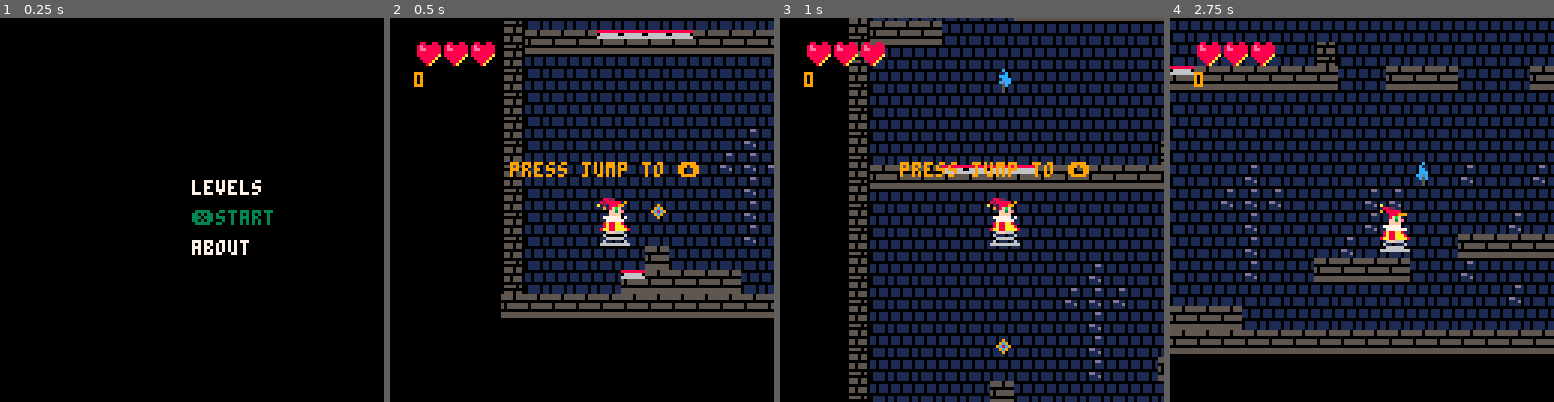
Above: before the commit, frames 1-4 (left to right).
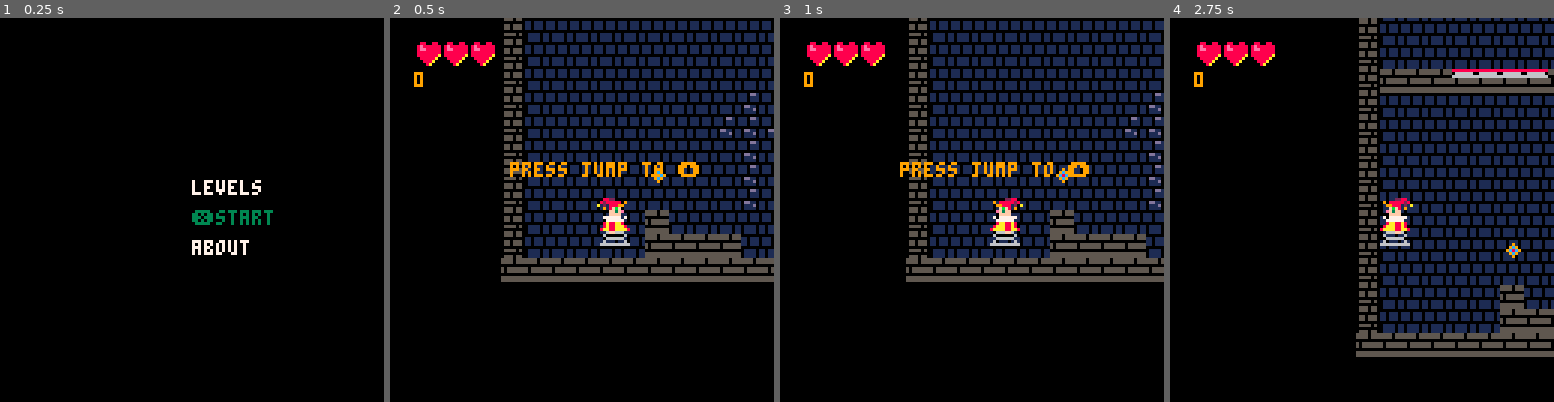
Above: after the commit, the same moments.

Repository: scorp66/pico
Game: PICO-8 cartridge jack_1_6.p8
Two runs of this game, one before a commit and one after it. Both use one fixed random seed, a clock stepped at 60 frames per second and the inputs below.
Inputs:
- Up to frame 1 (0.25 s): no input
- Up to frame 2 (0.5 s): tap X (X key) at 0.33 s
- Up to frame 3 (1 s): no input
- Up to frame 4 (2.75 s): tap X (X key) at 1.07, 1.85 s; hold Right 1.6-2.1 s; hold Up 2.15-2.42 s; hold Right from 2.47 s (still down)

Frame 1 is identical in both runs. In frame 2, 28% of the frame differs, in the area x 28-100%, y 0-79%; in frame 3, 46%; in frame 4, 55%, in the area x 0-100%, y 0-89%.

Commit message:
Back_springboard_animation

Diff:
--- a/jack_1_6.p8
+++ b/jack_1_6.p8
@@ -654,22 +654,20 @@
 function update_tr(obj,signal)
 local x
 local y
-str_time = (signal and diff == 0)
-        and my_time or str_time
 
 diff = (signal or diff > 0) and
-     my_time - str_time+1 or diff
+     diff+1 or diff
 
 if diff > 20 then
   diff = 0
 end
 
   update_ex_h(hero)
-  ex_hero.y = 1
   cur = (signal and diff == 1) and
       collide(ex_hero,3,is_b2,1,1) or cur
   x = cur.x ~= nil and cur.x/8 or x
   y = cur.y ~= nil and cur.y/8 or y
+
   if (mget(x,y) == 113
     or mget(x,y) == 112)
    and cur.x ~= nil and
@@ -1031,9 +1029,10 @@
 frame = flr(img) % max_frame
 end
 draw_dialogue(4,2)
---print(dial_arr[2].d,
---hero.x-16,
---hero.y-16)
+if lllx ~= nil then
+print(cur.x,
+hero.x-16,
+hero.y-16) end
 
 sspr (hero.is_crouch and
 48 or frame*16,0,
@@ -1289,7 +1288,7 @@
 44144444444444444444444444444444444444444444444444444444444444444444444444444444444444444444444444444444444444444444444444444444
 15444444444404444444444444444444444444444414441414144444144444444414144414441544444444444444444444444444444444444444444444144444
 44444444444444444444444444444444444444444444444444444444444444444444444444444444444444444444444444444444444444444444444444444444
-15444465440704040404444444444444444444444444444444444444444444044444444444441544444444444444444444444444444444444444444444444444
+15444444654404040404444444444444444444444444444444444444444444044444444444441544444444444444444444444444444444444444444444444444
 44444444444444444444444444444444444444444444444444444444444444444444444444444444444444444444444444444444444444444444444444444444
 04040404040404040404040404040404040404040404040404040404040404040404040404040444444444444444444444444444444444444444444444444444
 44444444444444444444444444444444444444444444444444444444444444444444444444444444444444444444444444444444444444444444444444444444
